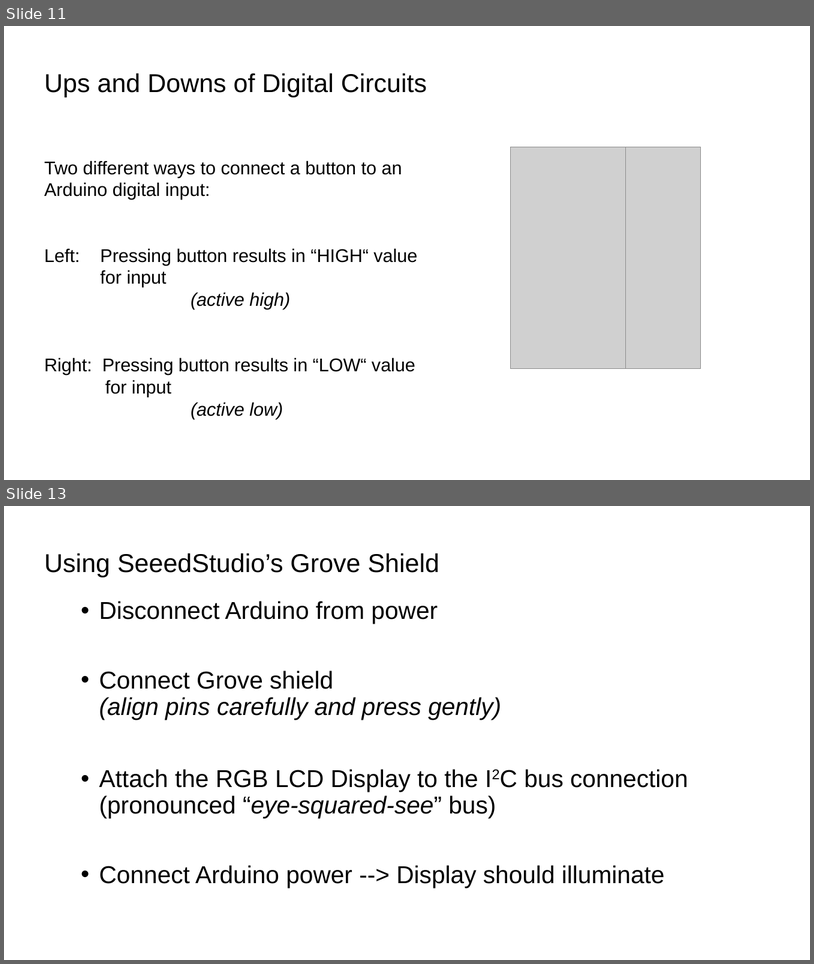
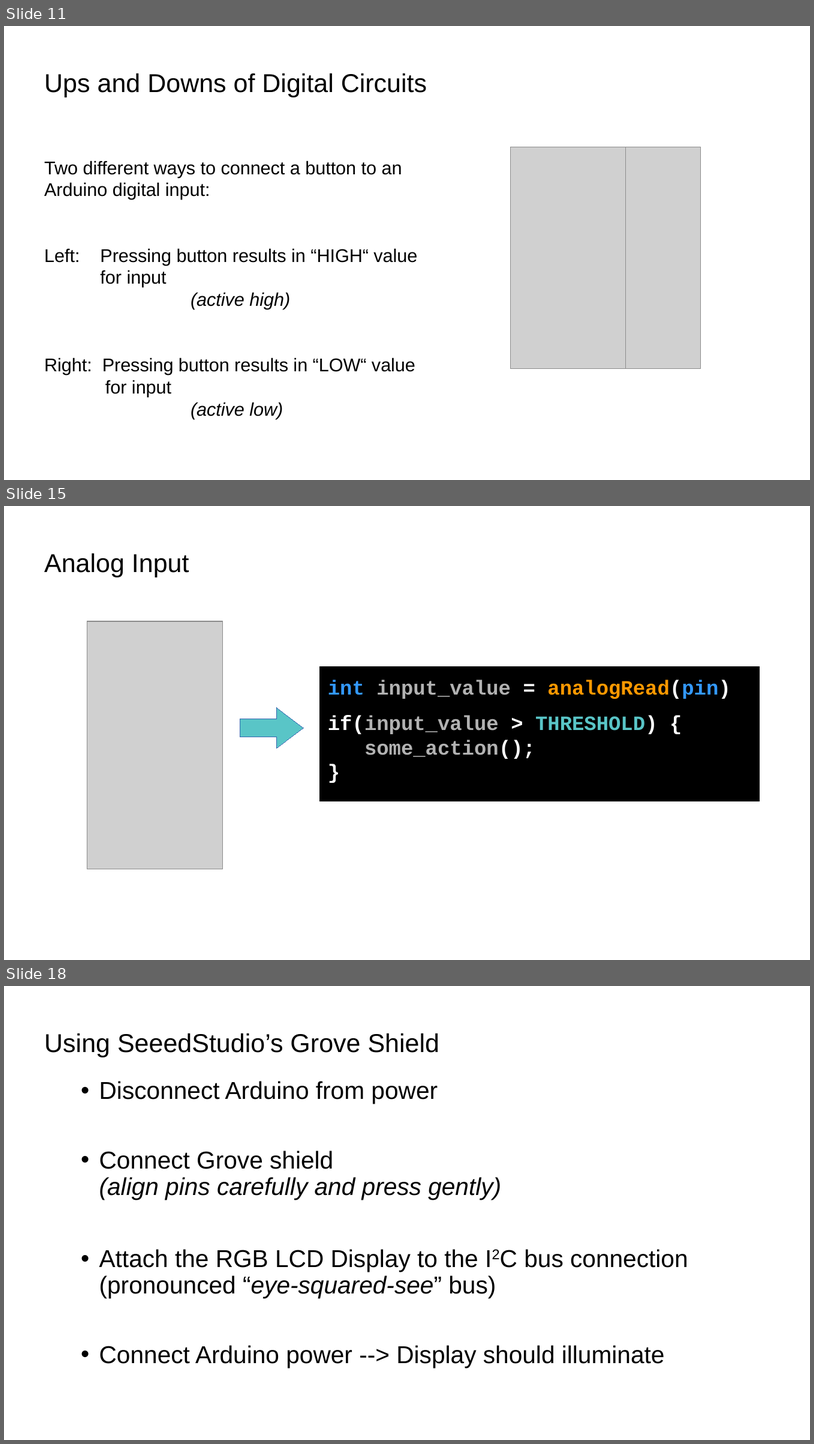
Before and after one commit to bradakelly/ArduinoDevelopmentWorkshop, a slide deck: CourseSlideshow.odp. Shown one above the other, each under a label of ours: slides 11 and 13 before the commit, slides 11, 15 and 18 after it; the slides between them are not shown. The pictures are 814x964 and 814x1444 pixels, drawn with LibreOffice and Linux fonts; fonts in the diff are those of the drawing; grey boxes stand for pictures; background and template pictures are left out. Boxes give left, top, right and bottom in pixels: in the first picture for what was removed or moved away, otherwise in the second. Text is boxed around its words. In the diff, an @@ line names an element or a change of style, - is before the commit and + after.

Commit message:
ADded schematics and analog input slides

```diff
--- a/CourseSlideshow.odp
+++ b/CourseSlideshow.odp
@@ slide 15 added at [4,506,810,960], background picture (left out) @@
@@ title added at [44,553,189,577], 25.4 pt, text #000000 @@
+Analog Input
@@ picture added at [87,621,223,869] @@
@@ rectangle added at [321,667,758,799], fill #000000, outline #000000 2.49 pt, 20 pt, text #B2B2B2, bold @@
+int input_value = analogRead(pin)
+if(input_value > THRESHOLD) {
+some_action();
+}
@@ right arrow added at [240,708,304,748], fill #59C5C7, outline #3465AF 0 pt @@
@@ what was slide 13 is now slide 18 @@
```
Also in this commit, not shown: 5 slides changed, 4 other slides added.
